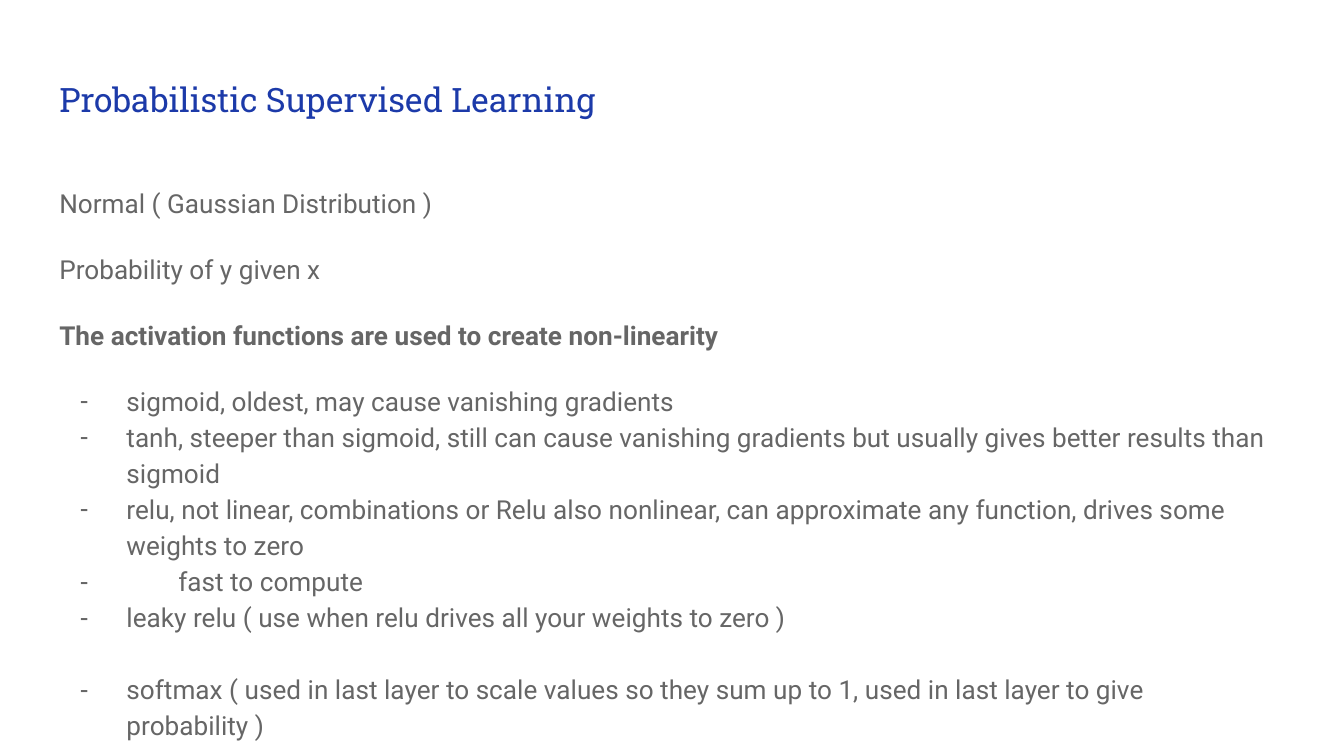
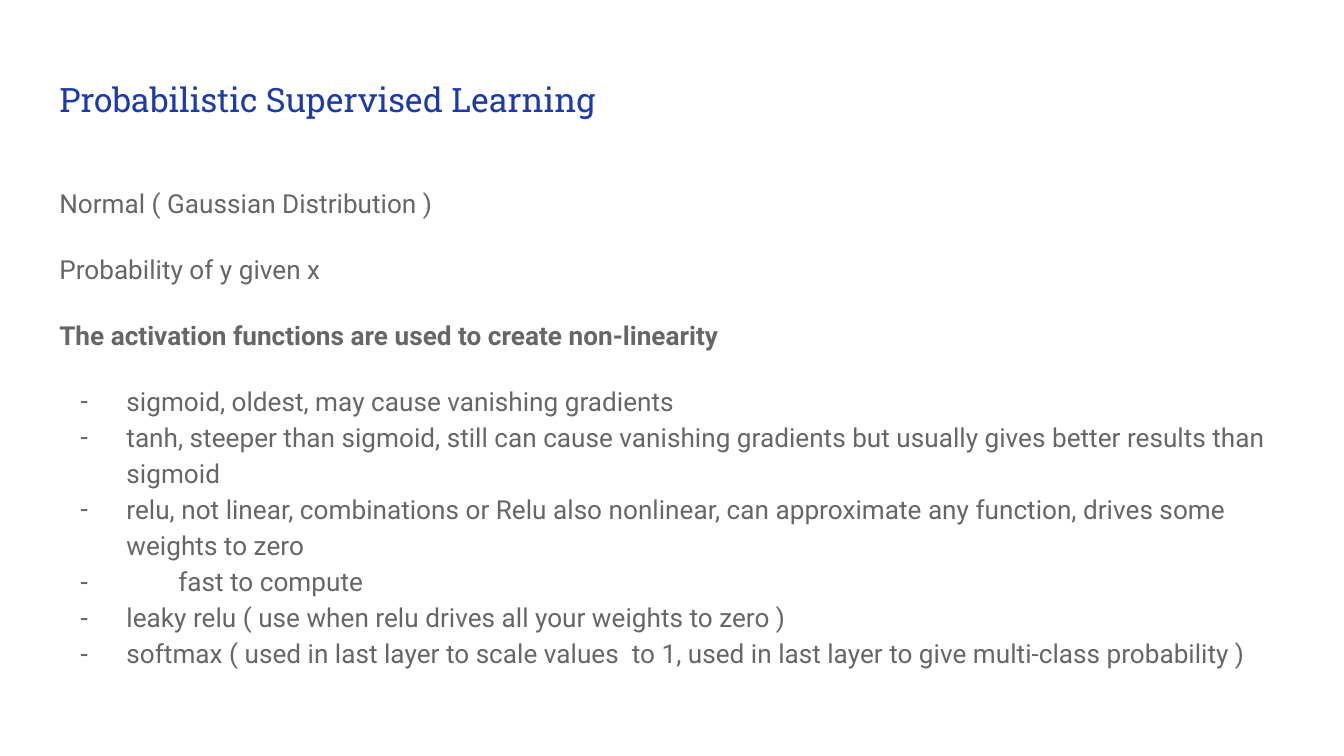
Before and after one commit to timestocome/DeepLearning-Talks, a slide deck: slide 36 of NeuralNets (under the hood)/Neural Network Math.pptx. Drawn at 1344x756 pixels with LibreOffice and Linux fonts; fonts in the diff are those of the drawing. Boxes give left, top, right and bottom in pixels: in the first picture for what was removed or moved away, otherwise in the second. Text is boxed around its words. In the diff, an @@ line names an element or a change of style, - is before the commit and + after.

```diff
--- a/NeuralNets (under the hood)/Neural Network Math.pptx
+++ b/NeuralNets (under the hood)/Neural Network Math.pptx
@@ text at [126, 643, 1229, 669]: text changed @@
-– softmax ( used in last layer to scale values so they sum up to 1, used in last layer to give probability )
+– softmax ( used in last layer to scale values to 1, used in last layer to give multi-class probability )
```
Also in this commit, not shown: 15 other slides changed, 1 other file.
